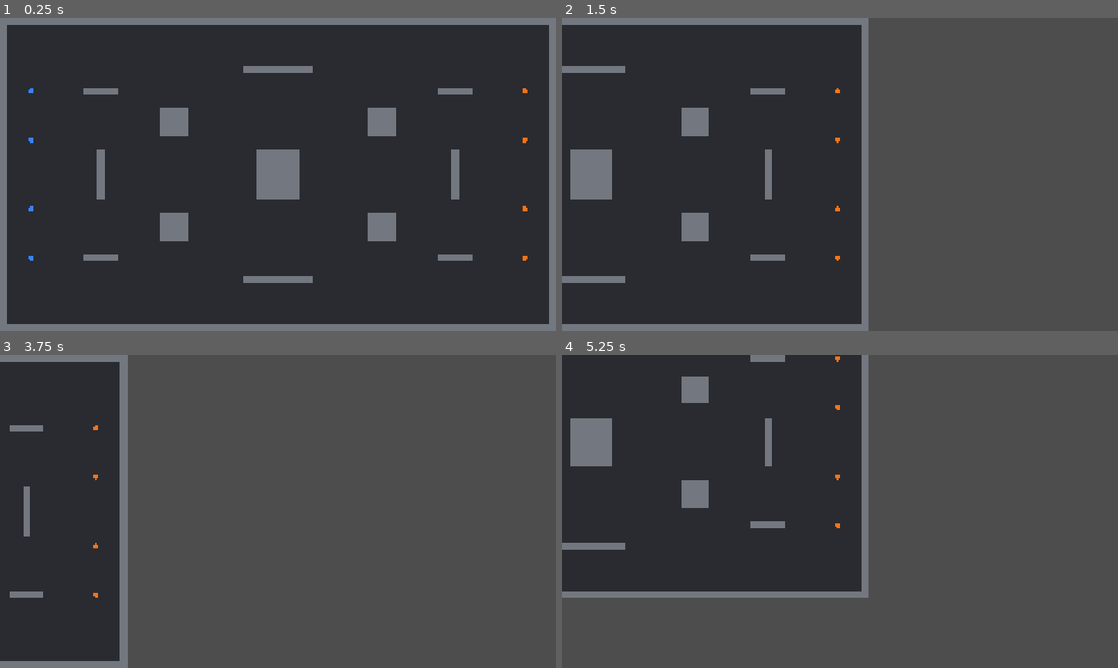
Above: before the commit, frames 1-4 (two rows, left to right).
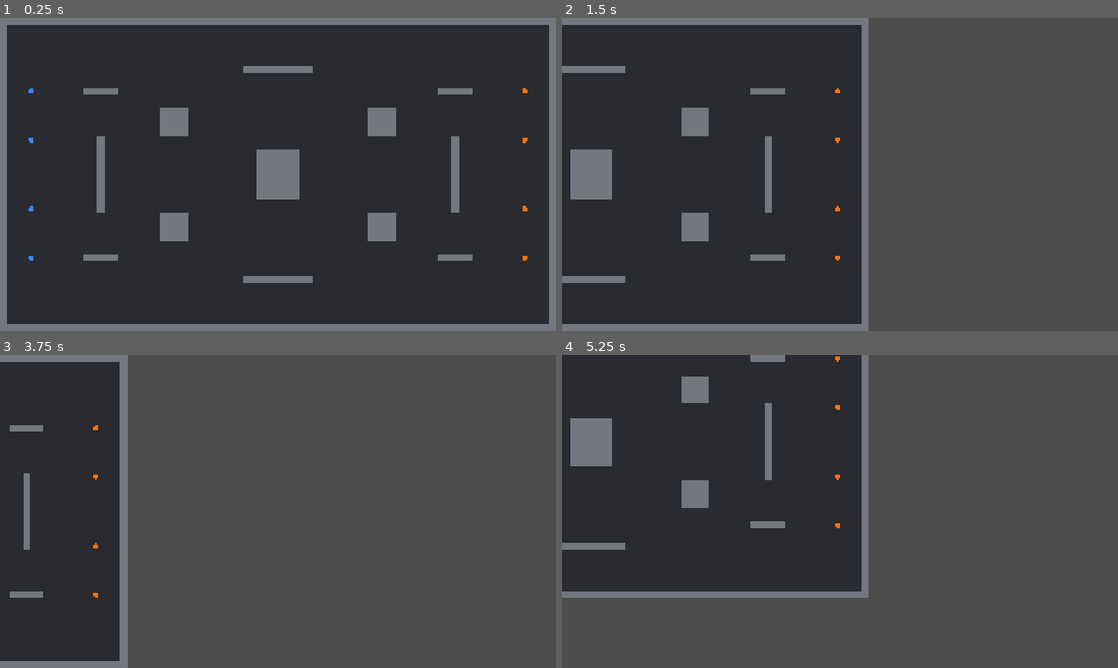
Above: after the commit, the same moments.

Repository: gabrielsfprofessional/A-Cow-Or-Chicken-Game-build-McGills
Game: Godot game, scene res://game/maps/arena/arena_graybox.tscn
Same seed, same stepped clock (60 frames per second), same inputs: the game is played once before the commit and once after it. This scene is started directly instead of the project's main scene.
Inputs (mouse positions are in pixels of both pictures, inside the frame that each line leads up to):
- Up to frame 1 (0.25 s): no input
- Up to frame 2 (1.5 s): tap Enter at 0.5 s; move the mouse to (962, 158) at 0.52 s; hold D (move_right) 0.53-1.25 s; tap Q (ability) at 0.6 s; click (962, 158) at 0.67 s; drag from (728, 190) to (812, 237) at 1.27 s
- Up to frame 3 (3.75 s): tap Space at 2 s; move the mouse to (333, 442) at 2.02 s; hold D (move_right) 2.03-2.75 s; tap E (interact) at 2.1 s; drag from (250, 574) to (111, 464) at 2.77 s; tap Enter at 3.5 s; move the mouse to (444, 558) at 3.52 s; hold A (move_left) from 3.53 s (still down); tap F (ultimate) at 3.6 s
- Up to frame 4 (5.25 s): release A (move_left) at 4.25 s; drag from (673, 464) to (756, 433) at 4.27 s; tap Space at 5 s; move the mouse to (867, 511) at 5.02 s; hold S (move_down) from 5.03 s (still down); tap 2 (weapon_2) at 5.1 s; click (867, 511) at 5.17 s

The runs differ from the first frame. In frame 1, 0.3% of the frame differs, in the area x 17-83%, y 37-63%; in frame 2, 0.1%; in frame 3, 0.1%; in frame 4, 0.1%.

Commit message:
T05: spawns can't see each other
- ArenaMap.find_problems: every straight line from an A spawn to a B spawn
  must cross a block; each failing pair is named.
- Cover05 and Cover06 are now 48 x 528 px at y = 816, so A2-B2 and A3-B3
  no longer see each other.
- test_arena_check.gd: two new cases (spawns that see each other, a block
  48 px from another corner to corner).

Co-Authored-By: Claude Opus 5.5 <noreply@anthropic.com>

Diff:
--- a/game/maps/arena/arena_graybox.gd
+++ b/game/maps/arena/arena_graybox.gd
@@ -92,6 +92,7 @@
 		problems.append("There are %d cover blocks; the arena needs %d-%d." % [cover.size(), MIN_COVER, MAX_COVER])
 	_check_gaps(all, problems)
 	var spawns: Dictionary = _check_spawns(all, problems)
+	_check_sight(all, spawns, problems)
 	if spawns.has("SpawnA1"):
 		_check_walkable(all, spawns, problems)
 	return problems
@@ -210,6 +211,30 @@
 				break
 		points[spawn_name] = point
 	return points
+
+
+## Every straight line from an A spawn to a B spawn must cross a block, so nobody spawns
+## in an enemy's sights. A line that only grazes a corner does not count as crossing.
+func _check_sight(blocks: Array[ArenaBlock], spawns: Dictionary, problems: PackedStringArray) -> void:
+	var outlines: Array[PackedVector2Array] = []
+	for block: ArenaBlock in blocks:
+		var rect: Rect2 = block_rect(block)
+		outlines.append(PackedVector2Array([rect.position, Vector2(rect.end.x, rect.position.y), rect.end, Vector2(rect.position.x, rect.end.y)]))
+	for a_name: String in spawns:
+		if not a_name.begins_with("SpawnA"):
+			continue
+		for b_name: String in spawns:
+			if b_name.begins_with("SpawnB") and not _line_blocked(spawns[a_name], spawns[b_name], outlines):
+				problems.append("%s and %s can see each other. Move cover between them." % [a_name, b_name])
+
+
+func _line_blocked(from: Vector2, to: Vector2, outlines: Array[PackedVector2Array]) -> bool:
+	var line: PackedVector2Array = PackedVector2Array([from, to])
+	for outline: PackedVector2Array in outlines:
+		for piece: PackedVector2Array in Geometry2D.intersect_polyline_with_polygon(line, outline):
+			if piece[0].distance_to(piece[piece.size() - 1]) > 1.0:
+				return true
+	return false
 
 
 ## Flood fill over 48 px cells from SpawnA1. A cell is open when no block covers any of it.
--- a/game/maps/arena/arena_graybox.tscn
+++ b/game/maps/arena/arena_graybox.tscn
@@ -49,12 +49,12 @@
 size = Vector2(240, 48)
 
 [node name="Cover05" parent="Cover" instance=ExtResource("2_block")]
-position = Vector2(672, 912)
-size = Vector2(48, 336)
+position = Vector2(672, 816)
+size = Vector2(48, 528)
 
 [node name="Cover06" parent="Cover" instance=ExtResource("2_block")]
-position = Vector2(3120, 912)
-size = Vector2(48, 336)
+position = Vector2(3120, 816)
+size = Vector2(48, 528)
 
 [node name="Cover07" parent="Cover" instance=ExtResource("2_block")]
 position = Vector2(1104, 624)
--- a/game/maps/tools/test_arena_check.gd
+++ b/game/maps/tools/test_arena_check.gd
@@ -28,6 +28,8 @@
 	_expect("Cover07 scaled", _scale_block, "scaled or rotated")
 	_expect("a sealed pocket under the top wall", _seal_pocket, "can't be reached")
 	_expect("map size off the grid", _bad_map_size, "multiple of 48")
+	_expect("SpawnA1 and SpawnB1 on a clear line", _open_sight, "SpawnA1 and SpawnB1 can see each other")
+	_expect("a block 48 px from Cover07, corner to corner", _crowd_corner, "Cover/Cover07 and Cover/CornerBlock are 68 px apart")
 	print("ARENA TEST: %s (%d cases)" % ["PASS" if _failed == 0 else "FAIL, %d wrong" % _failed, _count])
 	quit(0 if _failed == 0 else 1)
 
@@ -107,3 +109,14 @@
 
 func _bad_map_size(map: ArenaMap) -> void:
 	map.map_size = Vector2(3850, 2160)
+
+
+## y = 264 runs above all cover, so nothing stands between the two spawns.
+func _open_sight(map: ArenaMap) -> void:
+	(map.get_node("Spawns/SpawnA1") as Marker2D).position.y = 264.0
+	(map.get_node("Spawns/SpawnB1") as Marker2D).position.y = 264.0
+
+
+## Cover07 ends at (1296, 816); this block starts 48 px right and 48 px down.
+func _crowd_corner(map: ArenaMap) -> void:
+	_new_block(map.get_node("Cover"), "CornerBlock", Vector2(1344, 864), Vector2(48, 48))
